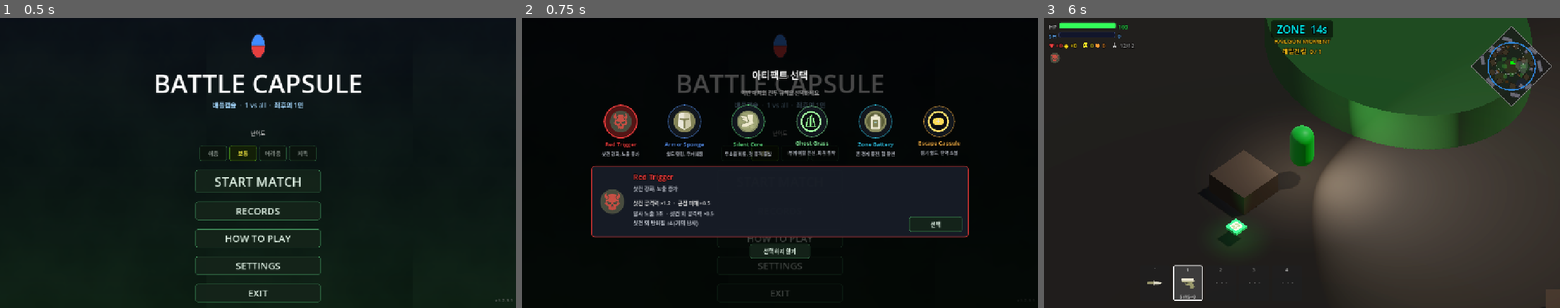
Above: before the commit, frames 1-3 (left to right).
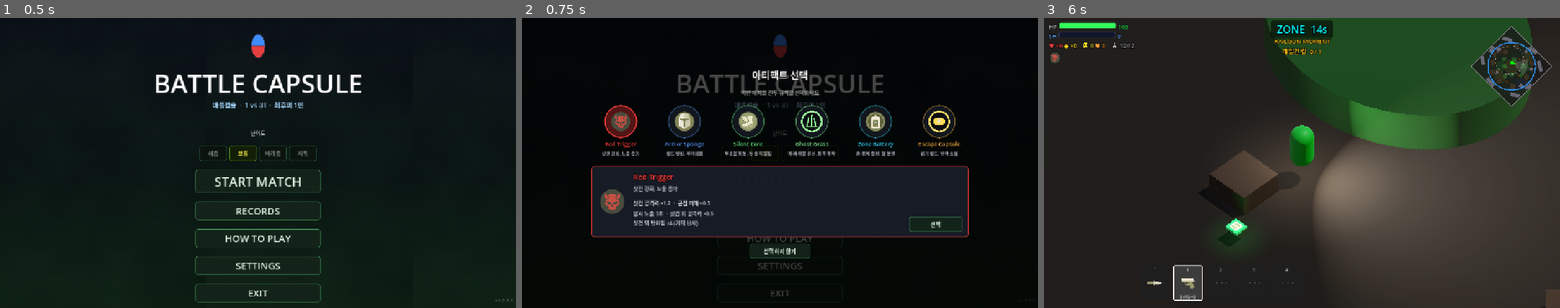
Above: after the commit, the same moments.

Repository: Kyulhee/battle-capsule
Game: Godot game, scene res://src/Main.tscn
Two runs of this game, one before a commit and one after it. Both use one fixed random seed, a clock stepped at 60 frames per second and the inputs below.
Inputs:
- Up to frame 1 (0.5 s): no input
- Up to frame 2 (0.75 s): click "START MATCH" at 0.5 s
- Up to frame 3 (6 s): click "START MATCH" at 1.25 s; click "쉬움" at 2 s; click "보통" at 2.75 s; click "어려움" at 3.5 s; click "지옥" at 4.25 s; click "RECORDS" at 5 s; click "선택" at 5.75 s

Frame 1 is identical in both runs. In frame 2, 2.0% of the frame differs, in the area x 15-85%, y 29-48%; in frame 3, nothing differs.

Commit message:
center artifact selection icons

Diff:
--- a/src/ui/panels/ArtifactSelectionPanelBuilder.gd
+++ b/src/ui/panels/ArtifactSelectionPanelBuilder.gd
@@ -108,8 +108,7 @@
 	var circle = Button.new()
 	circle.name = "ArtifactOption_%s" % String(artifact.get("id", ""))
 	circle.text = ""
-	circle.icon = icon_resolver.make_artifact_icon(artifact, asset_catalog, 54)
-	circle.custom_minimum_size = Vector2(78, 78)
+	circle.custom_minimum_size = Vector2(82, 82)
 	circle.size_flags_horizontal = Control.SIZE_SHRINK_CENTER
 	circle.tooltip_text = String(artifact.get("label", ""))
 	_apply_option_button_style(circle, color, false)
@@ -117,6 +116,22 @@
 		on_focus.call(index)
 	)
 	cell.add_child(circle)
+
+	var icon_center = CenterContainer.new()
+	icon_center.name = "ArtifactOptionIconCenter_%s" % String(artifact.get("id", ""))
+	icon_center.set_anchors_and_offsets_preset(Control.PRESET_FULL_RECT)
+	icon_center.mouse_filter = Control.MOUSE_FILTER_IGNORE
+	circle.add_child(icon_center)
+
+	var icon = TextureRect.new()
+	icon.name = "ArtifactOptionIcon_%s" % String(artifact.get("id", ""))
+	icon.texture = icon_resolver.make_artifact_icon(artifact, asset_catalog, 54)
+	icon.custom_minimum_size = Vector2(56, 56)
+	icon.expand_mode = TextureRect.EXPAND_IGNORE_SIZE
+	icon.stretch_mode = TextureRect.STRETCH_KEEP_ASPECT_CENTERED
+	icon.texture_filter = CanvasItem.TEXTURE_FILTER_LINEAR
+	icon.mouse_filter = Control.MOUSE_FILTER_IGNORE
+	icon_center.add_child(icon)
 
 	var name_lbl = Label.new()
 	name_lbl.text = String(artifact.get("label", ""))
--- a/tools/verify_artifact_selection_layout.gd
+++ b/tools/verify_artifact_selection_layout.gd
@@ -46,9 +46,14 @@
 		push_error("Artifact option button count mismatch: expected %d, got %d." % [catalog.size(), option_buttons.size()])
 		quit(1)
 		return
-	for button in option_buttons:
-		if button.icon == null:
-			push_error("Artifact option button has no icon texture.")
+	var option_icons = panel.find_children("ArtifactOptionIcon_*", "TextureRect", true, false)
+	if option_icons.size() != catalog.size():
+		push_error("Artifact option icon count mismatch: expected %d, got %d." % [catalog.size(), option_icons.size()])
+		quit(1)
+		return
+	for icon in option_icons:
+		if icon.texture == null:
+			push_error("Artifact option icon TextureRect has no texture.")
 			quit(1)
 			return
 
Not shown, changed: docs/DEVLOG.md
Not shown, changed: docs/MASTERPLAN.md
Not shown, changed: docs/devlog/v1.12.md
